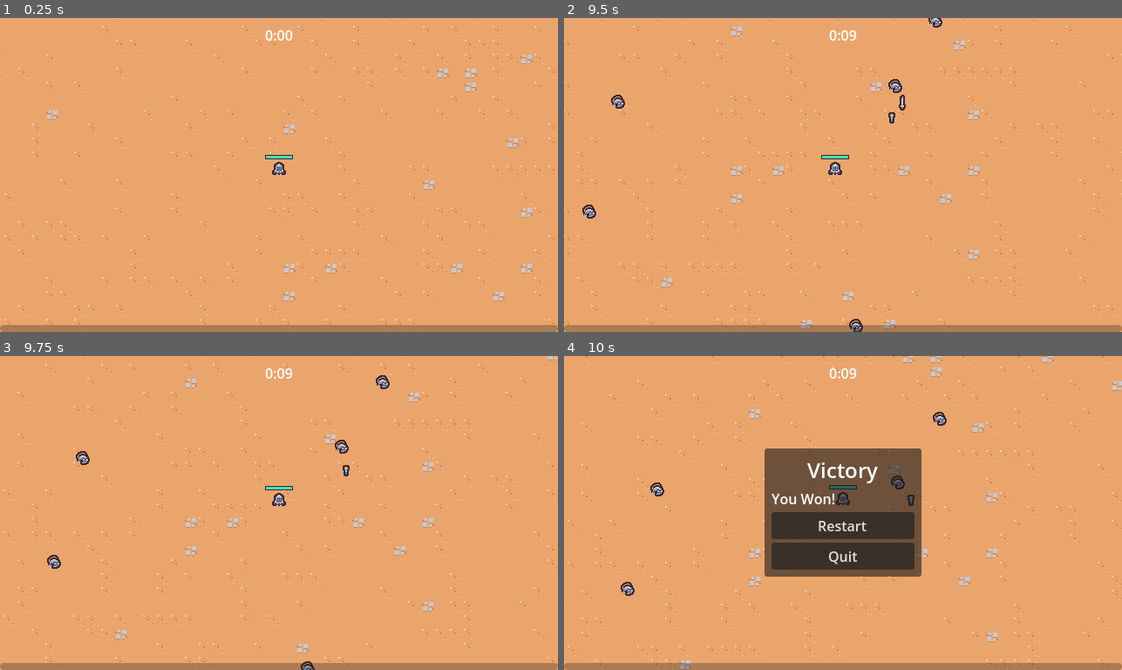
Above: before the commit, frames 1-4 (two rows, left to right).
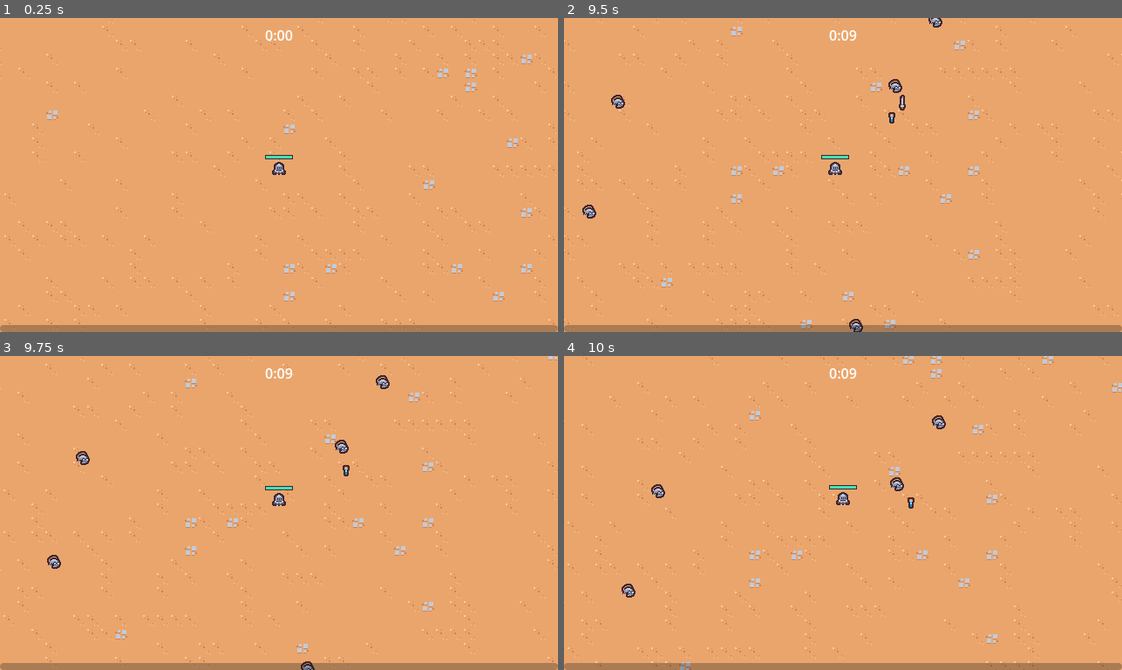
Above: after the commit, the same moments.

Repository: Marllon-Freitas/rogue-like-style-game
Game: Godot game, scene res://scenes/main/main.tscn
Two runs of this game, one before a commit and one after it. Both use one fixed random seed, a clock stepped at 60 frames per second and the inputs below.
Inputs (mouse positions are in pixels of both pictures, inside the frame that each line leads up to):
- Up to frame 1 (0.25 s): no input
- Up to frame 2 (9.5 s): tap Enter at 0.5 s; move the mouse to (965, 159) at 0.52 s; press the mouse at (965, 159) at 0.53 s; hold D (move_right) 0.53-1.28 s; move the mouse to (731, 190) at 1.27 s; release the mouse at (731, 190) at 1.28 s; hold S (move_down) 1.28-2.03 s; click (731, 190) at 1.35 s; move the mouse to (898, 105) at 2.02 s; press the mouse at (898, 105) at 2.03 s; hold D (move_right) 2.03-2.78 s; move the mouse to (815, 237) at 2.77 s; release the mouse at (815, 237) at 2.78 s; hold W (move_up) 2.78-3.53 s; click (815, 237) at 2.85 s; move the mouse to (1010, 222) at 3.52 s; press the mouse at (1010, 222) at 3.53 s; hold A (move_left) 3.53-5.03 s; move the mouse to (675, 127) at 4.27 s; release the mouse at (675, 127) at 4.28 s; click (675, 127) at 4.35 s; move the mouse to (870, 175) at 5.02 s; press the mouse at (870, 175) at 5.03 s; hold S (move_down) 5.03-5.78 s; move the mouse to (759, 96) at 5.77 s; release the mouse at (759, 96) at 5.78 s; hold D (move_right) 5.78-6.53 s; click (759, 96) at 5.85 s; move the mouse to (965, 159) at 6.52 s; press the mouse at (965, 159) at 6.53 s; hold W (move_up) 6.53-7.28 s; move the mouse to (731, 190) at 7.27 s; release the mouse at (731, 190) at 7.28 s; hold D (move_right) 7.28-8.03 s; click (731, 190) at 7.35 s; move the mouse to (898, 105) at 8.02 s; press the mouse at (898, 105) at 8.03 s; hold S (move_down) 8.03-8.78 s; move the mouse to (815, 237) at 8.77 s; release the mouse at (815, 237) at 8.78 s; hold A (move_left) from 8.78 s (still down); click (815, 237) at 8.85 s
- Up to frame 3 (9.75 s): move the mouse to (446, 560) at 9.52 s; release A (move_left) at 9.53 s; press the mouse at (446, 560) at 9.53 s; hold W (move_up) from 9.53 s (still down)
- Up to frame 4 (10 s): keep holding W (move_up)

Frames 1-3 are identical in both runs. In frame 4, 14% of the frame differs, in the area x 0-100%, y 0-100%.

Commit message:
feat: adding a defeat screen

Diff:
--- /dev/null
+++ b/scenes/main/main.gd
@@ -0,0 +1,13 @@
+extends Node
+
+@export var end_screen_scene: PackedScene
+
+
+func _ready():
+  $%Player.health_component.died.connect(on_player_died)
+
+
+func on_player_died():
+  var end_screen_instance = end_screen_scene.instantiate()
+  add_child(end_screen_instance)
+  end_screen_instance.set_defeat()
--- a/scenes/main/main.tscn
+++ b/scenes/main/main.tscn
@@ -1,9 +1,11 @@
-[gd_scene load_steps=10 format=3 uid="uid://be2qj28r37g8"]
+[gd_scene load_steps=12 format=3 uid="uid://be2qj28r37g8"]
 
+[ext_resource type="Script" path="res://scenes/main/main.gd" id="1_4g47g"]
 [ext_resource type="TileSet" uid="uid://16suju6buk17" path="res://resources/tileset.tres" id="1_4rik5"]
 [ext_resource type="PackedScene" uid="uid://hujs1kln7lse" path="res://scenes/ui/arena_time_ui.tscn" id="1_d7k5v"]
 [ext_resource type="PackedScene" uid="uid://b3hwyhnmr5g2y" path="res://scenes/game_object/player/player.tscn" id="1_iyfve"]
 [ext_resource type="PackedScene" uid="uid://b3k2mlpgki5rx" path="res://scenes/manager/enemy_manager.tscn" id="1_uhk2r"]
+[ext_resource type="PackedScene" uid="uid://w0luq2030glx" path="res://scenes/ui/end_screen.tscn" id="2_2batx"]
 [ext_resource type="PackedScene" uid="uid://dwjnoligj8pfi" path="res://scenes/ui/experience_bar.tscn" id="2_27l4d"]
 [ext_resource type="PackedScene" uid="uid://b8iys80510fcj" path="res://scenes/manager/arena_time_manager.tscn" id="2_fdt5c"]
 [ext_resource type="PackedScene" uid="uid://cx1ccqbhnkvnq" path="res://scenes/game_object/game_camera/game_camera.tscn" id="3_qao0r"]
@@ -11,6 +13,8 @@
 [ext_resource type="PackedScene" uid="uid://cp6ulr67kshst" path="res://scenes/manager/upgrade_manager.tscn" id="6_j2e46"]
 
 [node name="Main" type="Node"]
+script = ExtResource("1_4g47g")
+end_screen_scene = ExtResource("2_2batx")
 
 [node name="ArenaTimeUI" parent="." node_paths=PackedStringArray("arena_time_manager") instance=ExtResource("1_d7k5v")]
 arena_time_manager = NodePath("../ArenaTimeManager")
@@ -38,6 +42,7 @@
 y_sort_enabled = true
 
 [node name="Player" parent="Entities" instance=ExtResource("1_iyfve")]
+unique_name_in_owner = true
 position = Vector2(44, 29)
 
 [node name="Foreground" type="Node2D" parent="." groups=["foreground_layer"]]
--- a/scenes/manager/arena_time_manager.gd
+++ b/scenes/manager/arena_time_manager.gd
@@ -2,7 +2,7 @@
 
 @onready var timer = $Timer
 
-@export var victory_screen_scene: PackedScene
+@export var end_screen_scene: PackedScene
 
 
 func _ready():
@@ -14,5 +14,5 @@
 
 
 func on_timer_timeout():
-	var victory_screen_instance = victory_screen_scene.instantiate()
-	add_child(victory_screen_instance)
+	var end_screen_instance = end_screen_scene.instantiate()
+	add_child(end_screen_instance)
--- a/scenes/manager/arena_time_manager.tscn
+++ b/scenes/manager/arena_time_manager.tscn
@@ -1,13 +1,13 @@
 [gd_scene load_steps=3 format=3 uid="uid://b8iys80510fcj"]
 
 [ext_resource type="Script" path="res://scenes/manager/arena_time_manager.gd" id="1_6x63b"]
-[ext_resource type="PackedScene" uid="uid://w0luq2030glx" path="res://scenes/ui/victory_screen.tscn" id="2_j3pyg"]
+[ext_resource type="PackedScene" uid="uid://w0luq2030glx" path="res://scenes/ui/end_screen.tscn" id="2_m21ii"]
 
 [node name="ArenaTimeManager" type="Node"]
 script = ExtResource("1_6x63b")
-victory_screen_scene = ExtResource("2_j3pyg")
+end_screen_scene = ExtResource("2_m21ii")
 
 [node name="Timer" type="Timer" parent="."]
-wait_time = 10.0
+wait_time = 61.0
 one_shot = true
 autostart = true
--- a/scenes/ui/victory_screen.gd
+++ b/scenes/ui/end_screen.gd
@@ -14,3 +14,8 @@
 
 func on_quit_button_pressed():
 	get_tree().quit()
+
+
+func set_defeat():
+	$%TitleLabel.text = "Defeated"
+	$%DescriptionLabel.text = "You Lost :("
--- a/scenes/ui/victory_screen.tscn
+++ b/scenes/ui/end_screen.tscn
@@ -1,10 +1,10 @@
 [gd_scene load_steps=2 format=3 uid="uid://w0luq2030glx"]
 
-[ext_resource type="Script" path="res://scenes/ui/victory_screen.gd" id="1_ckm7t"]
+[ext_resource type="Script" path="res://scenes/ui/end_screen.gd" id="1_u1jhw"]
 
-[node name="VictoryScreen" type="CanvasLayer"]
+[node name="EndScreen" type="CanvasLayer"]
 process_mode = 3
-script = ExtResource("1_ckm7t")
+script = ExtResource("1_u1jhw")
 
 [node name="MarginContainer" type="MarginContainer" parent="."]
 anchors_preset = 15
@@ -29,14 +29,16 @@
 [node name="VBoxContainer" type="VBoxContainer" parent="MarginContainer/PanelContainer/MarginContainer"]
 layout_mode = 2
 
-[node name="Label" type="Label" parent="MarginContainer/PanelContainer/MarginContainer/VBoxContainer"]
+[node name="TitleLabel" type="Label" parent="MarginContainer/PanelContainer/MarginContainer/VBoxContainer"]
+unique_name_in_owner = true
 layout_mode = 2
 theme_override_font_sizes/font_size = 24
 text = "Victory"
 horizontal_alignment = 1
 vertical_alignment = 1
 
-[node name="Label2" type="Label" parent="MarginContainer/PanelContainer/MarginContainer/VBoxContainer"]
+[node name="DescriptionLabel" type="Label" parent="MarginContainer/PanelContainer/MarginContainer/VBoxContainer"]
+unique_name_in_owner = true
 layout_mode = 2
 text = "You Won!
 "
